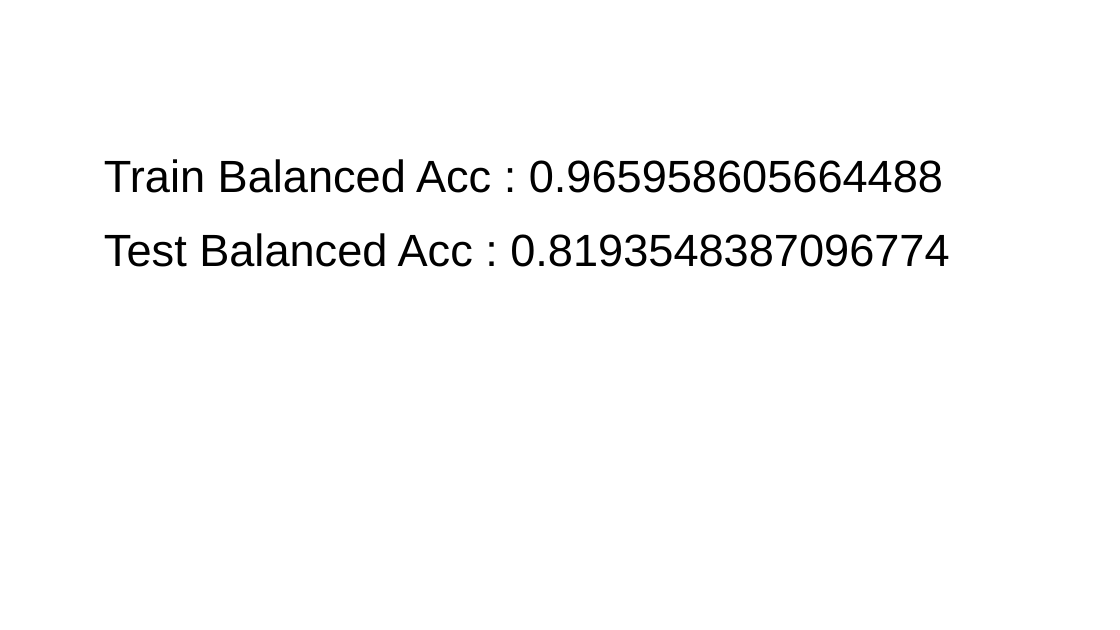
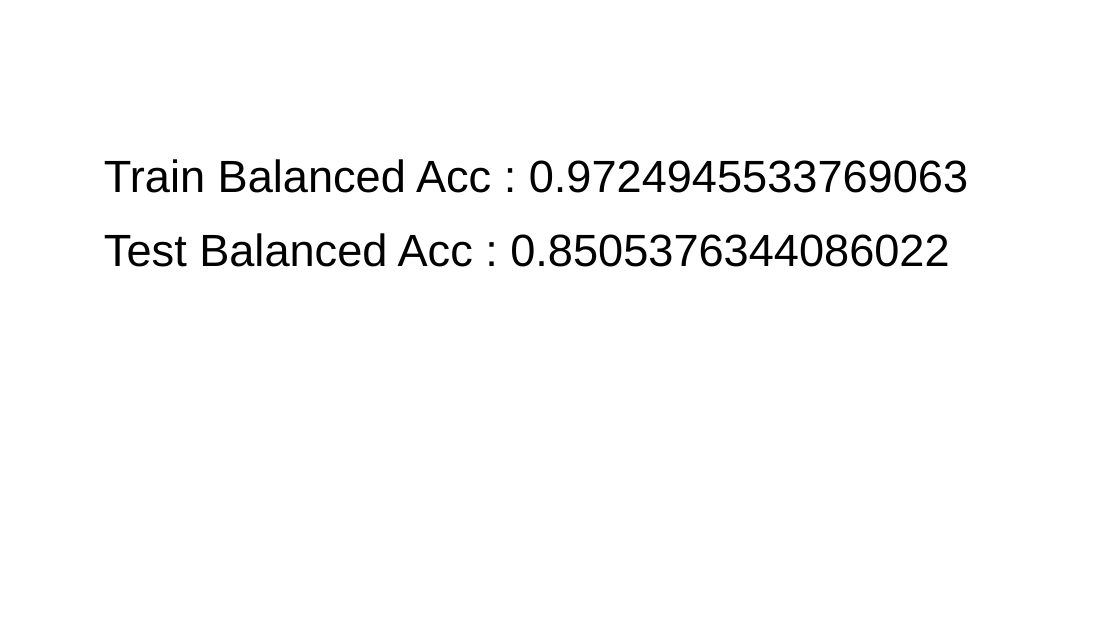
Before and after one commit to MathieuGig/Predict_Resistance_FKS1_GigM, a slide deck: slide 8 of Hyperparams_hunt.odp (slide 15 before the commit). Drawn at 1120x630 pixels with LibreOffice and Linux fonts; fonts in the diff are those of the drawing. Boxes give left, top, right and bottom in pixels: in the first picture for what was removed or moved away, otherwise in the second. Text is boxed around its words. In the diff, an @@ line names an element or a change of style, - is before the commit and + after.

```diff
--- a/Hyperparams_hunt.odp
+++ b/Hyperparams_hunt.odp
@@ text at [104, 159, 968, 267]: text changed @@
-Train Balanced Acc : 0.965958605664488
-Test Balanced Acc : 0.8193548387096774
+Train Balanced Acc : 0.9724945533769063
+Test Balanced Acc : 0.8505376344086022
```
Also in this commit, not shown: 4 other slides changed, 11 slides removed, 15 other files.
